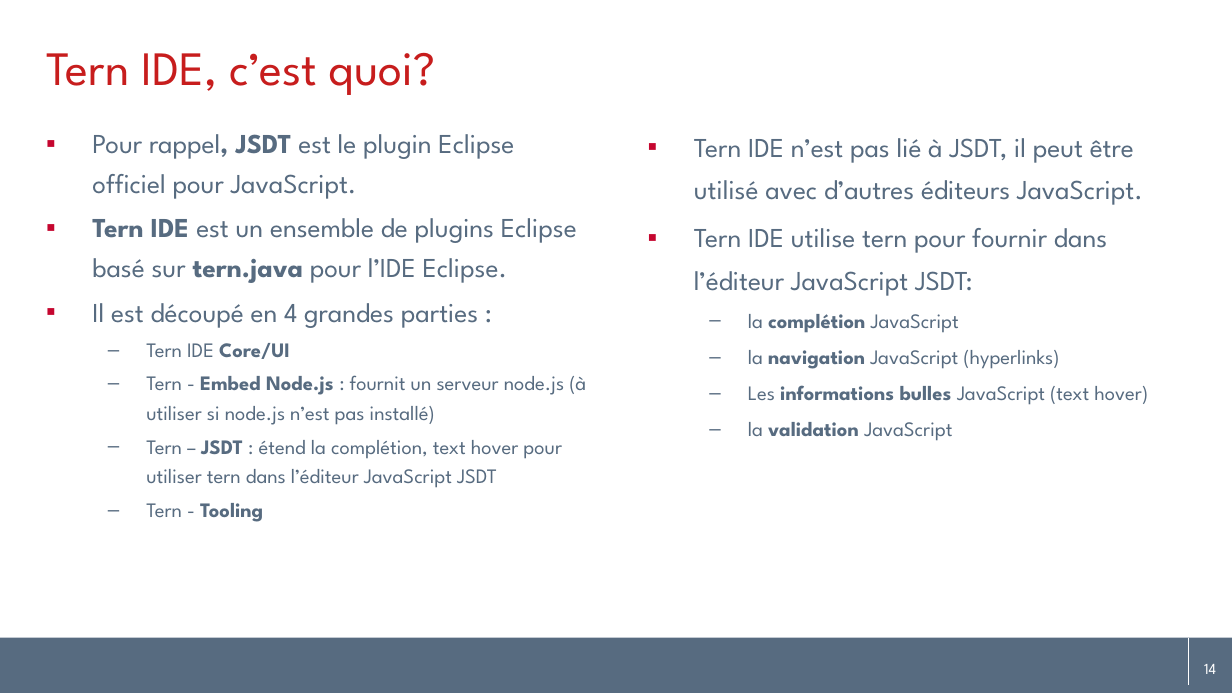
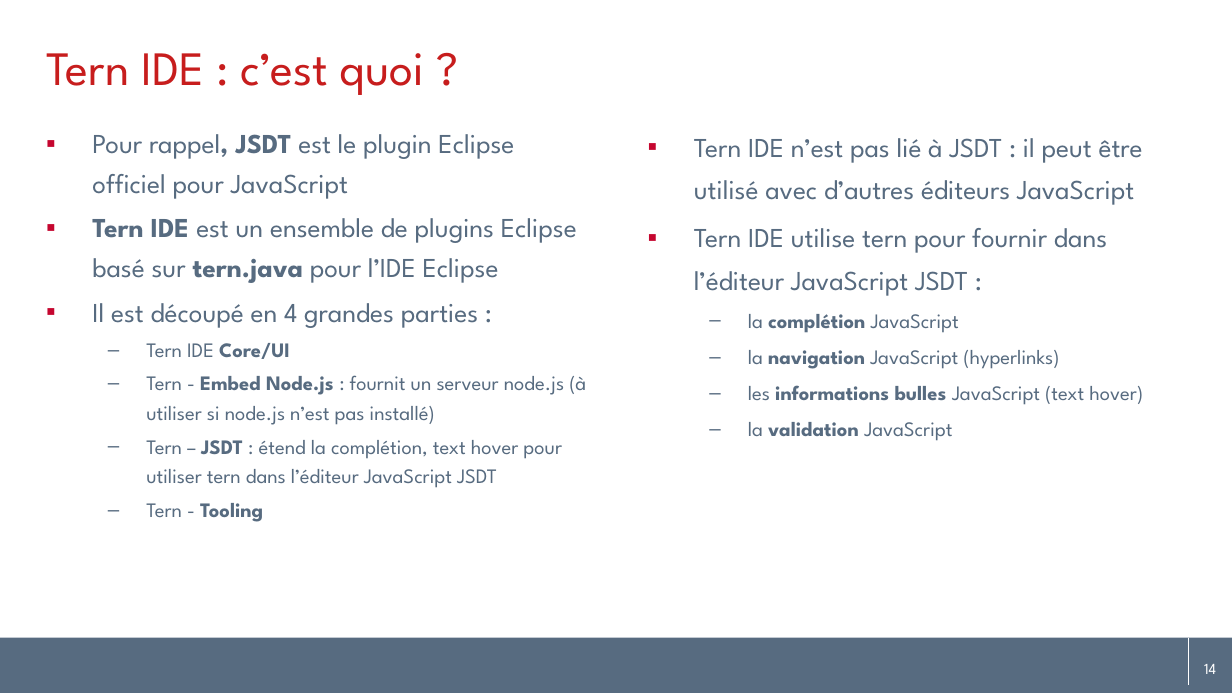
Before and after one commit to angelozerr/tern.java, a slide deck: slide 14 of docs/tern.java_fr.pptx. Drawn at 1232x693 pixels with LibreOffice and Linux fonts; fonts in the diff are those of the drawing; background and template pictures are left out. Boxes give left, top, right and bottom in pixels: in the first picture for what was removed or moved away, otherwise in the second. Text is boxed around its words. In the diff, an @@ line names an element or a change of style, - is before the commit and + after.

```diff
--- a/docs/tern.java_fr.pptx
+++ b/docs/tern.java_fr.pptx
@@ title at <box>46,53,424,95</box>: text changed @@
-Tern IDE, c’est quoi?
+Tern IDE : c’est quoi ?
@@ text at <box>92,134,577,283</box>: text changed @@
-▪ Pour rappel, JSDT est le plugin Eclipse officiel pour JavaScript.
-▪ Tern IDE est un ensemble de plugins Eclipse basé sur tern.java pour l’IDE Eclipse.
+▪ Pour rappel, JSDT est le plugin Eclipse officiel pour JavaScript
+▪ Tern IDE est un ensemble de plugins Eclipse basé sur tern.java pour l’IDE Eclipse
@@ text at <box>694,138,1143,296</box>: text changed @@
-▪ Tern IDE n’est pas lié à JSDT, il peut être utilisé avec d’autres éditeurs JavaScript.
-▪ Tern IDE utilise tern pour fournir dans l’éditeur JavaScript JSDT:
+▪ Tern IDE n’est pas lié à JSDT : il peut être utilisé avec d’autres éditeurs JavaScript
+▪ Tern IDE utilise tern pour fournir dans l’éditeur JavaScript JSDT :
@@ text at <box>748,385,1143,405</box>: text changed @@
-  – Les informations bulles JavaScript (text hover)
+  – les informations bulles JavaScript (text hover)
```
Also in this commit, not shown: 23 other slides changed, 1 other file.
